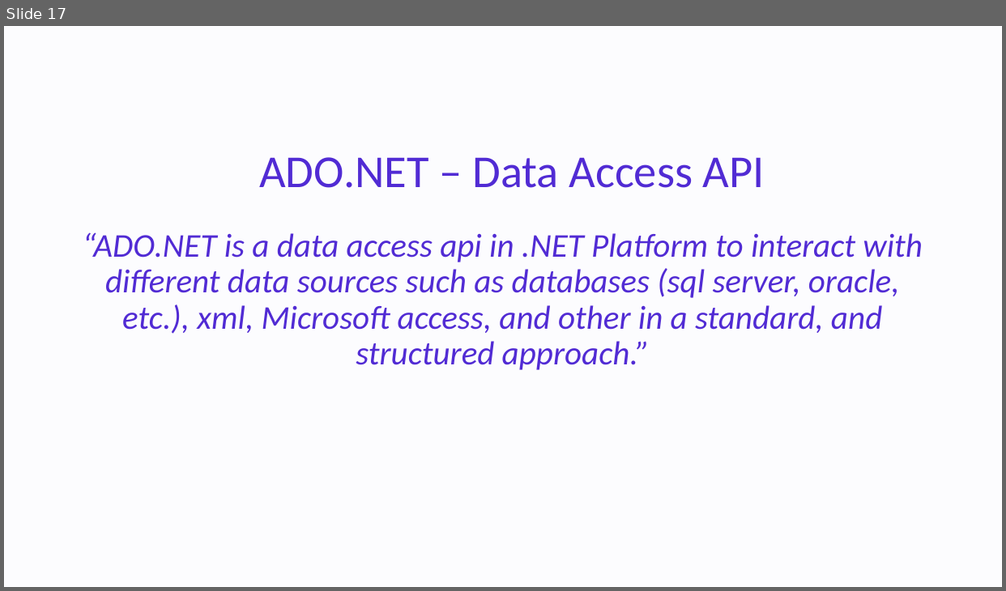
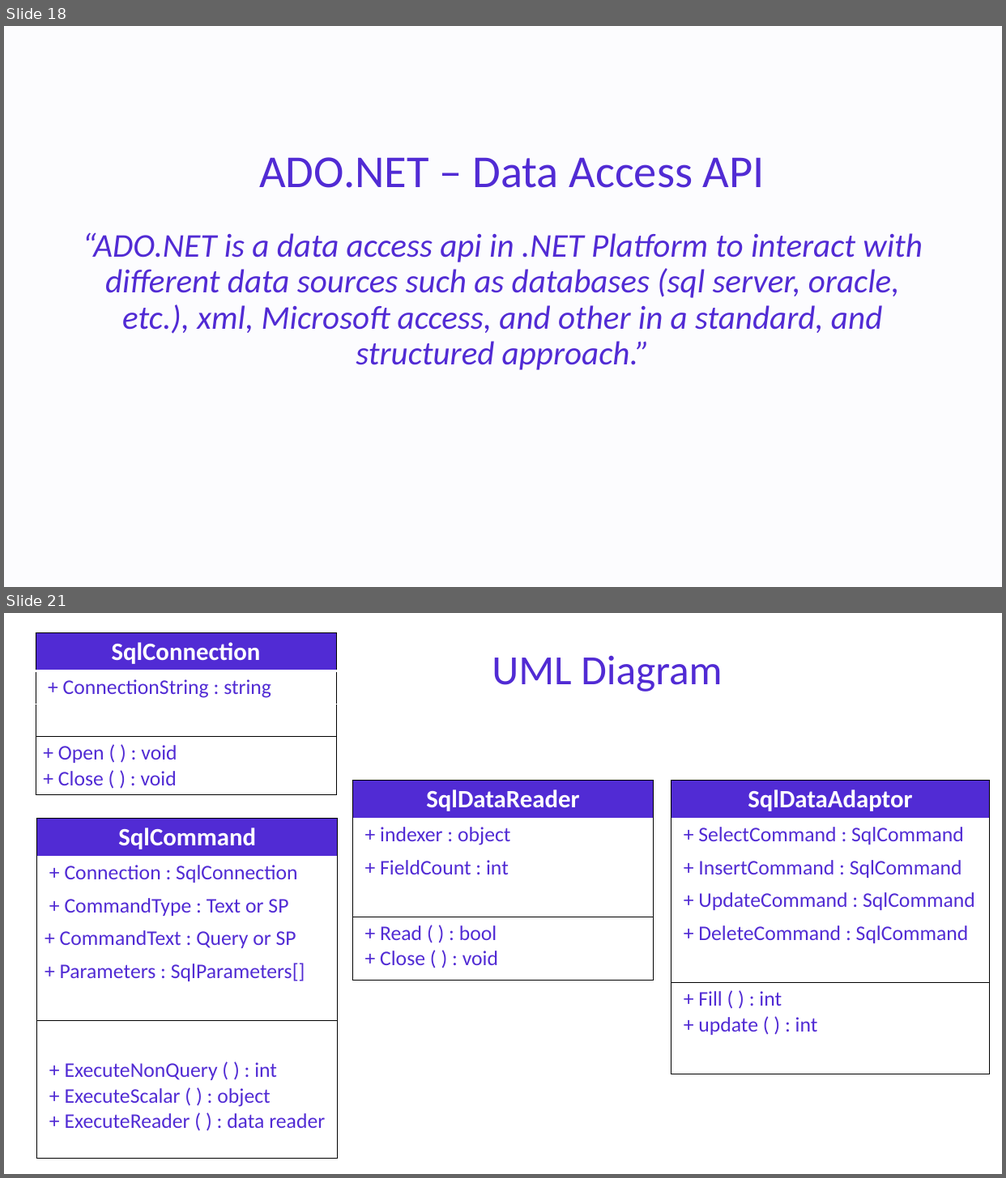
Before and after one commit to NaveenChittimalla/C-Sharp-Fundamentals, a slide deck: docs/C Sharp Programming Language - Fundaments.pptx. Shown one above the other, each under a label of ours: slide 17 before the commit, slides 18 and 21 after it; the slides between them are not shown. The pictures are 1006x591 and 1006x1178 pixels, drawn with LibreOffice and Linux fonts; fonts in the diff are those of the drawing. Boxes give left, top, right and bottom in pixels: in the first picture for what was removed or moved away, otherwise in the second. Text is boxed around its words. In the diff, an @@ line names an element or a change of style, - is before the commit and + after.

```diff
--- a/docs/C Sharp Programming Language - Fundaments.pptx
+++ b/docs/C Sharp Programming Language - Fundaments.pptx
@@ slide 21 added at (x1=4, y1=613, x2=1002, y2=1174), background #FFFFFF @@
@@ table added at (x1=36, y1=633, x2=335, y2=793), 4 rows, 1 columns @@
+SqlConnection
++ ConnectionString : string
+
++ Open ( ) : void / + Close ( ) : void
@@ text added at (x1=492, y1=655, x2=722, y2=692), 40 pt, text #512BD4 @@
+UML Diagram
@@ table added at (x1=353, y1=780, x2=653, y2=977), 5 rows, 1 columns @@
+SqlDataReader
++ indexer : object
++ FieldCount : int
+
++ Read ( ) : bool / + Close ( ) : void
@@ table added at (x1=671, y1=780, x2=989, y2=1071), 7 rows, 1 columns @@
+SqlDataAdaptor
++ SelectCommand : SqlCommand
++ InsertCommand : SqlCommand
++ UpdateCommand : SqlCommand
++ DeleteCommand : SqlCommand
+
++ Fill ( ) : int / + update ( ) : int
@@ table added at (x1=37, y1=818, x2=337, y2=1154), 8 rows, 1 columns @@
+SqlCommand
++ Connection : SqlConnection
++ CommandType : Text or SP
++ CommandText : Query or SP
++ Parameters : SqlParameters[]
+
+
++ ExecuteNonQuery ( ) : int / + ExecuteScalar ( ) : object / + ExecuteReader ( ) : data reader
@@ what was slide 17 is now slide 18 @@
```
Also in this commit, not shown: 11 slides changed, 3 other slides added, 1 other file.
